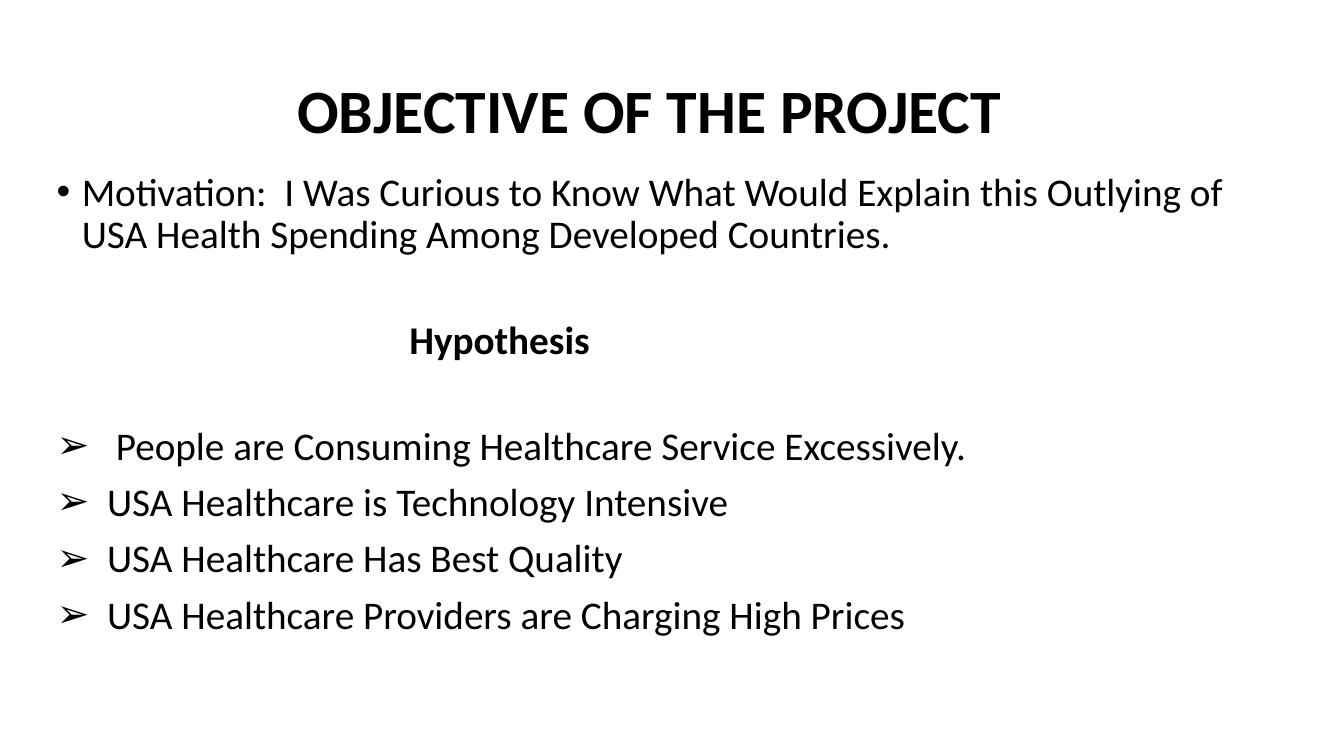
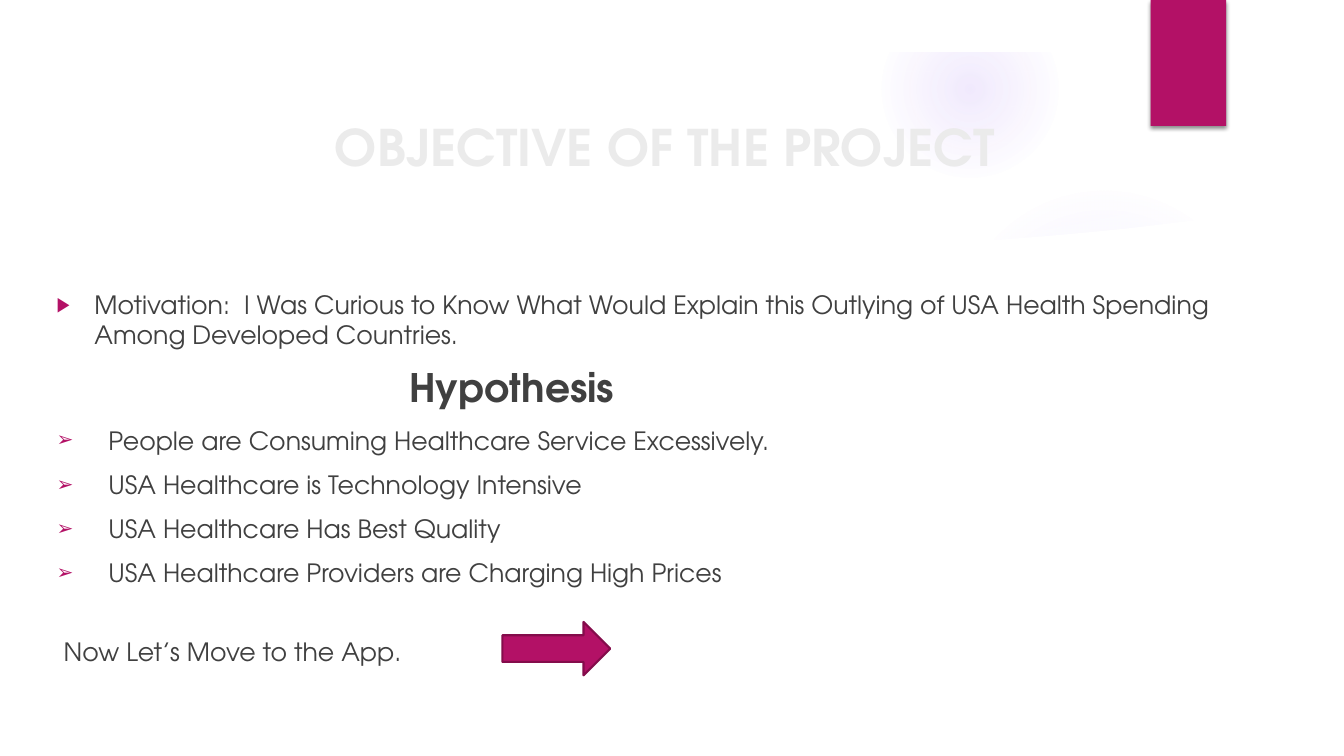
Before and after one commit to asidamo/Health-Spending-and-Outcomes, a slide deck: slide 4 of Mid Stone Presentation.pptx. Drawn at 1344x756 pixels with LibreOffice and Linux fonts; fonts in the diff are those of the drawing; background and template pictures are left out. Boxes give left, top, right and bottom in pixels: in the first picture for what was removed or moved away, otherwise in the second. Text is boxed around its words. In the diff, an @@ line names an element or a change of style, - is before the commit and + after.

```diff
--- a/Mid Stone Presentation.pptx
+++ b/Mid Stone Presentation.pptx
@@ group added at (0,0,1344,756): 4 ellipses, 3 freeform shapes @@
@@ rectangle added at (1150,0,1226,126), fill #B31166 @@
@@ title "OBJECTIVE OF THE PROJECT": place and size @@
-title "OBJECTIVE OF THE PROJECT" at (297,92,1001,134)
+title "OBJECTIVE OF THE PROJECT" at (127,107,1093,185)
@@ title "OBJECTIVE OF THE PROJECT" at (127,107,1093,185): size 44 to 36 pt, font Calibri to TeX Gyre Adventor, text colour #000000 to #EBEBEB; line spacing 0.9 to 1 @@
@@ text "Motivation: I Was Curious to ...": place and size @@
-text "Motivation: I Was Curious to ..." at (82,178,1223,636)
+text "Motivation: I Was Curious to ..." at (64,295,1209,666)
@@ text at (94,295,1209,588): size 28 to 18 pt in "Motivation: I Was Curious to Know What ...", "People are Consuming Healthcare Service Excessively.", "USA Healthcare is Technology Intensive", "USA Healthcare Has Best Quality" and 1 more places; font Calibri to TeX Gyre Adventor, text colour #000000 to #404040; bullet • to ▶; line spacing 0.9 to 1; more space between paragraphs; indent changed @@
@@ right arrow added at (502,622,610,676), fill #B31166, outline #840D4B 1.5 pt @@
@@ text at (64,642,401,666): paragraph added @@
+                Now Let’s Move to the App.
```
Also in this commit, not shown: 4 other slides changed, 10 other files.
